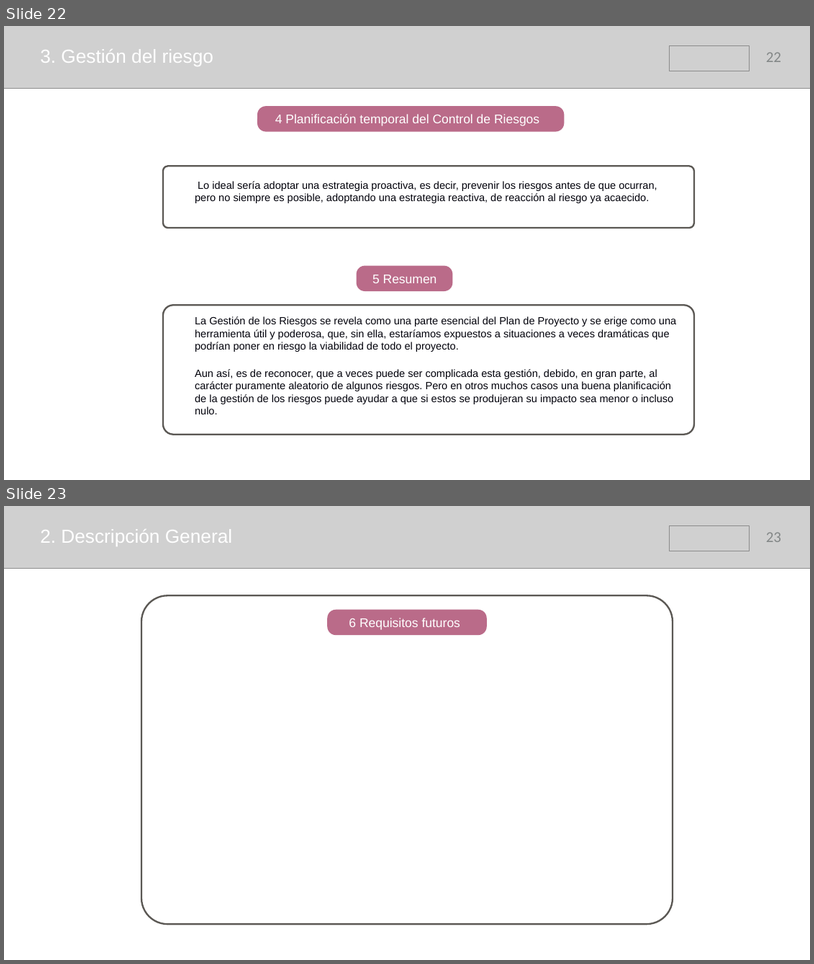
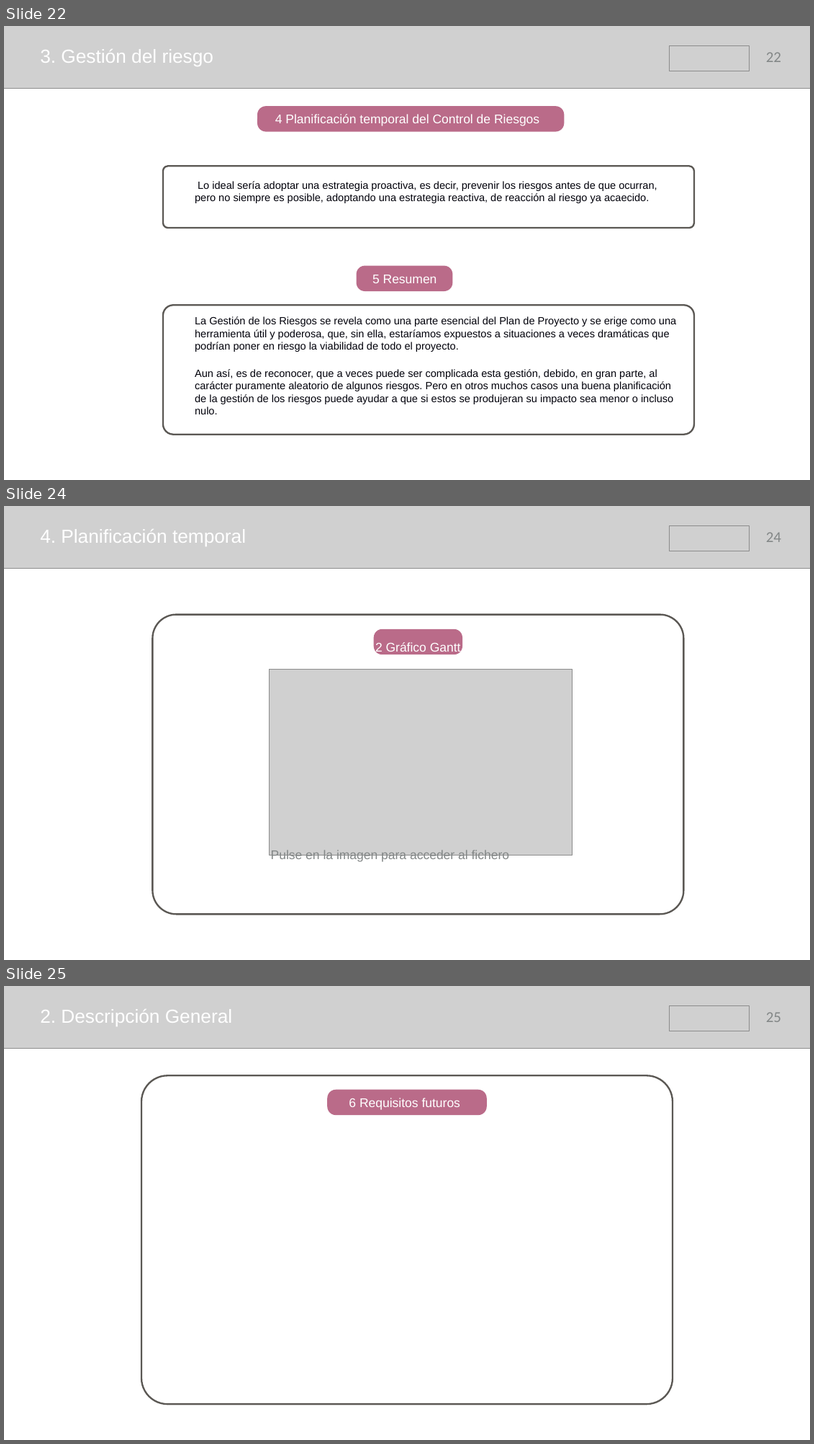
Before and after one commit to samusolo/iDoctor, a slide deck: Plan de proyecto.pptx. Shown one above the other, each under a label of ours: slides 22 and 23 before the commit, slides 22, 24 and 25 after it; the slides between them are not shown. The pictures are 814x964 and 814x1444 pixels, drawn with LibreOffice and Linux fonts; fonts in the diff are those of the drawing; grey boxes stand for pictures. Boxes give left, top, right and bottom in pixels: in the first picture for what was removed or moved away, otherwise in the second. Text is boxed around its words. In the diff, an @@ line names an element or a change of style, - is before the commit and + after.

```diff
--- a/Plan de proyecto.pptx
+++ b/Plan de proyecto.pptx
@@ slide 24 added at [4,506,810,960], background #FFFFFF @@
@@ picture added at [4,506,810,568] @@
@@ picture added at [669,525,749,551] @@
@@ text added at [40,529,246,546], 45 pt, text #FFFFFF @@
+4. Planificación temporal
@@ page number added at [766,532,782,542], 36 pt, text #838787 @@
+24
@@ rounded rectangle added at [152,615,684,914], outline #5B5854 4 pt @@
@@ rounded rectangle added at [374,629,463,654], fill #BA6B89 @@
@@ text added at [376,642,461,655], 30 pt, text #FFFFFF @@
+2 Gráfico Gantt
@@ picture added at [269,669,572,854] @@
@@ text added at [271,849,509,862], 30 pt, text #838787 @@
+Pulse en la imagen para acceder al fichero
@@ what was slide 23 is now slide 25 @@
@@ page number at [766,1012,782,1022]: text changed @@
-23
+25
```
Also in this commit, not shown: 12 slides changed, 1 other slide added, 1 other file.
